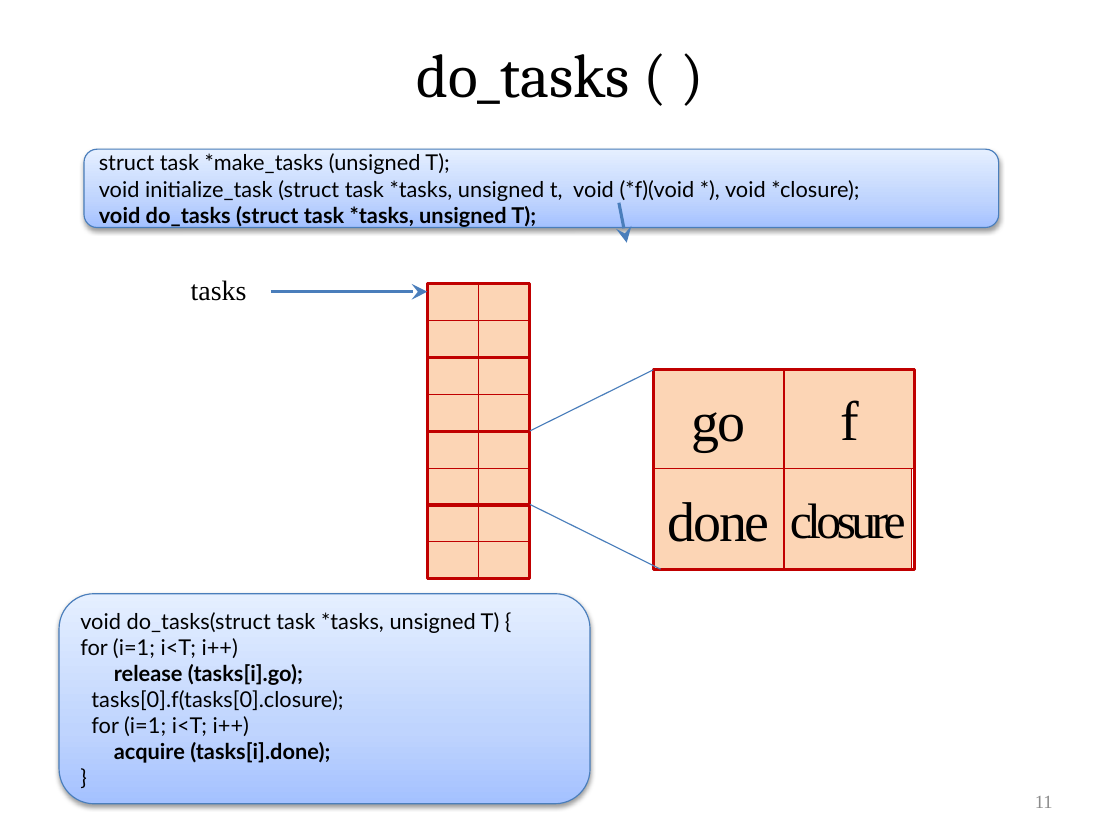
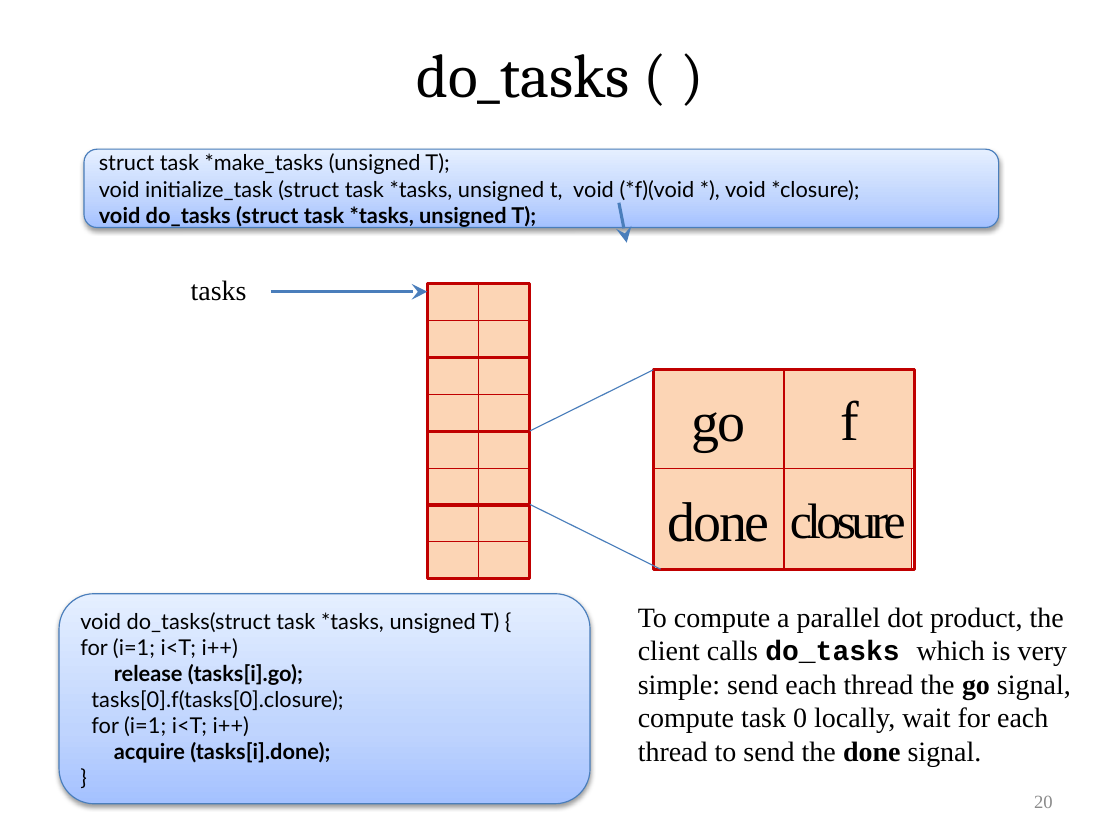
Before and after one commit to VeriNum/pardotprod, a slide deck: slide 20 of doc/Parallel Dot Product.pptx (slide 11 before the commit). Drawn at 1120x840 pixels with LibreOffice and Linux fonts; fonts in the diff are those of the drawing. Boxes give left, top, right and bottom in pixels: in the first picture for what was removed or moved away, otherwise in the second. Text is boxed around its words. In the diff, an @@ line names an element or a change of style, - is before the commit and + after.

```diff
--- a/doc/Parallel Dot Product.pptx
+++ b/doc/Parallel Dot Product.pptx
@@ text added at [638,607,1071,767], 18 pt, text #000000 @@
+To compute a parallel dot product, the client calls do_tasks which is very simple: send each thread the go signal,
+compute task 0 locally, wait for each thread to send the done signal.
@@ page number at [1034,795,1053,808]: text changed @@
-11
+20
```
Also in this commit, not shown: 24 other slides changed, 19 slides added, 2 slides removed, 1 other file.
